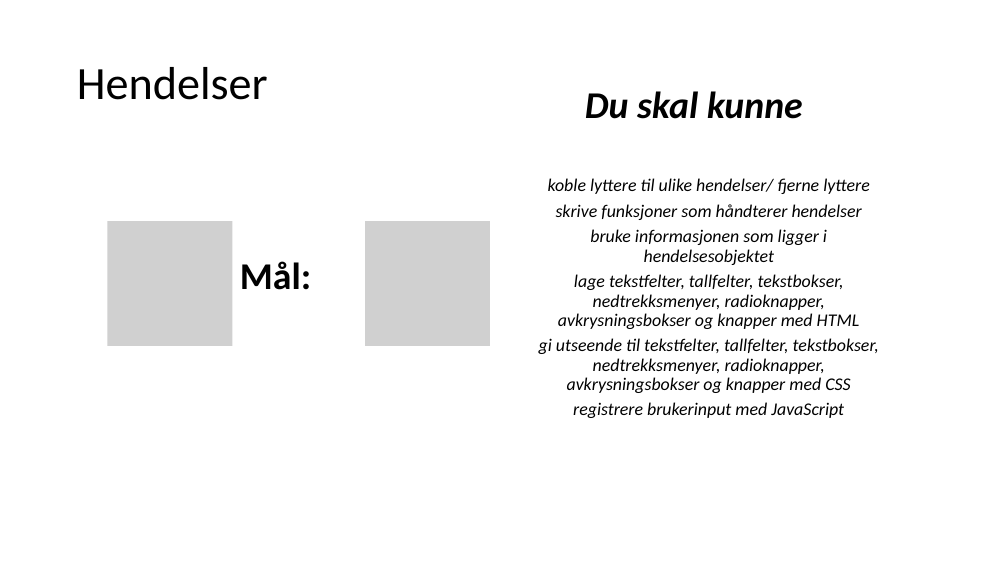
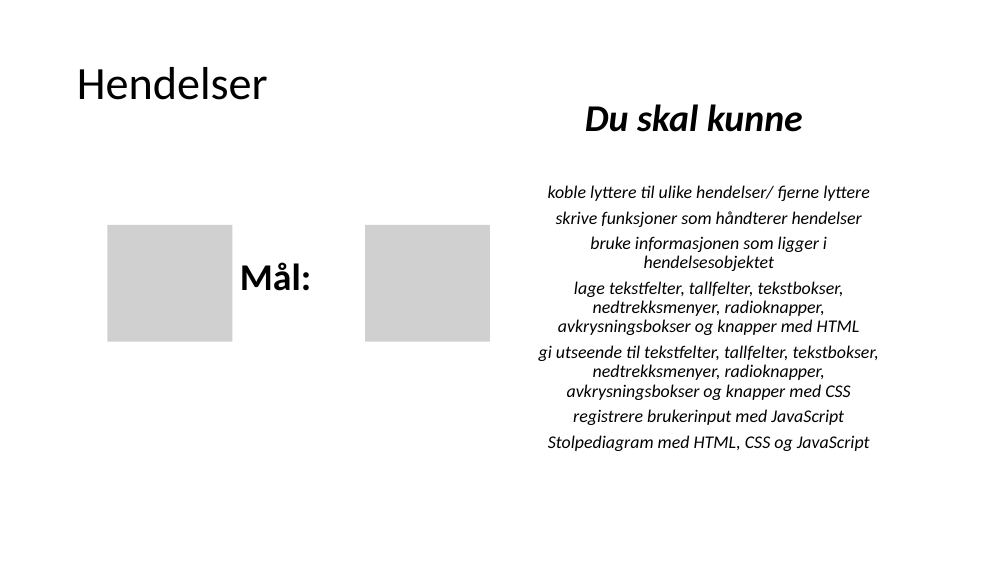
Before and after one commit to AizanM/IT2, a slide deck: slide 2 of Uke 46/Uke 46 Hendelser.pptx. Drawn at 1008x567 pixels with LibreOffice and Linux fonts; fonts in the diff are those of the drawing; grey boxes stand for pictures. Boxes give left, top, right and bottom in pixels: in the first picture for what was removed or moved away, otherwise in the second. Text is boxed around its words. In the diff, an @@ line names an element or a change of style, - is before the commit and + after.

```diff
--- a/Uke 46/Uke 46 Hendelser.pptx
+++ b/Uke 46/Uke 46 Hendelser.pptx
@@ text "Du skal kunne": place and size @@
-text "Du skal kunne" at (585, 91, 803, 119)
+text "Du skal kunne" at (585, 104, 803, 132)
@@ text "koble lyttere til ulike hendelser/ ...": place and size @@
-text "koble lyttere til ulike hendelser/ ..." at (539, 178, 879, 418)
+text "koble lyttere til ulike hendelser/ ..." at (539, 185, 879, 451)
@@ picture: place and size @@
-picture at (107, 221, 232, 346)
+picture at (107, 225, 232, 342)
@@ picture: place and size @@
-picture at (365, 221, 490, 346)
+picture at (365, 225, 490, 342)
@@ text at (548, 435, 870, 451): paragraph added @@
+Stolpediagram med HTML, CSS og JavaScript
```
Also in this commit, not shown: 2 other slides changed, 8 slides added, 3 slides removed, 31 other files.
